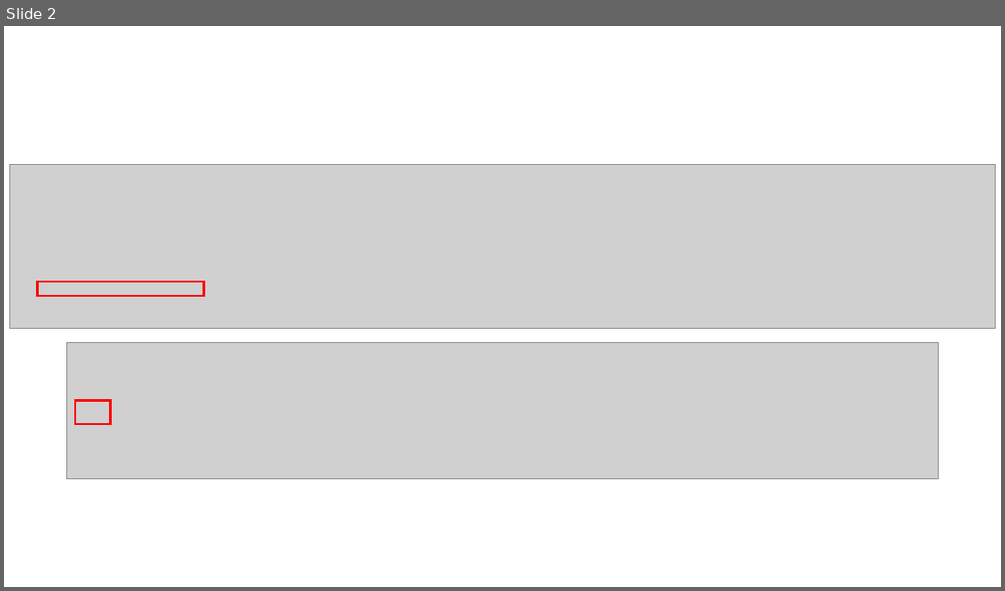
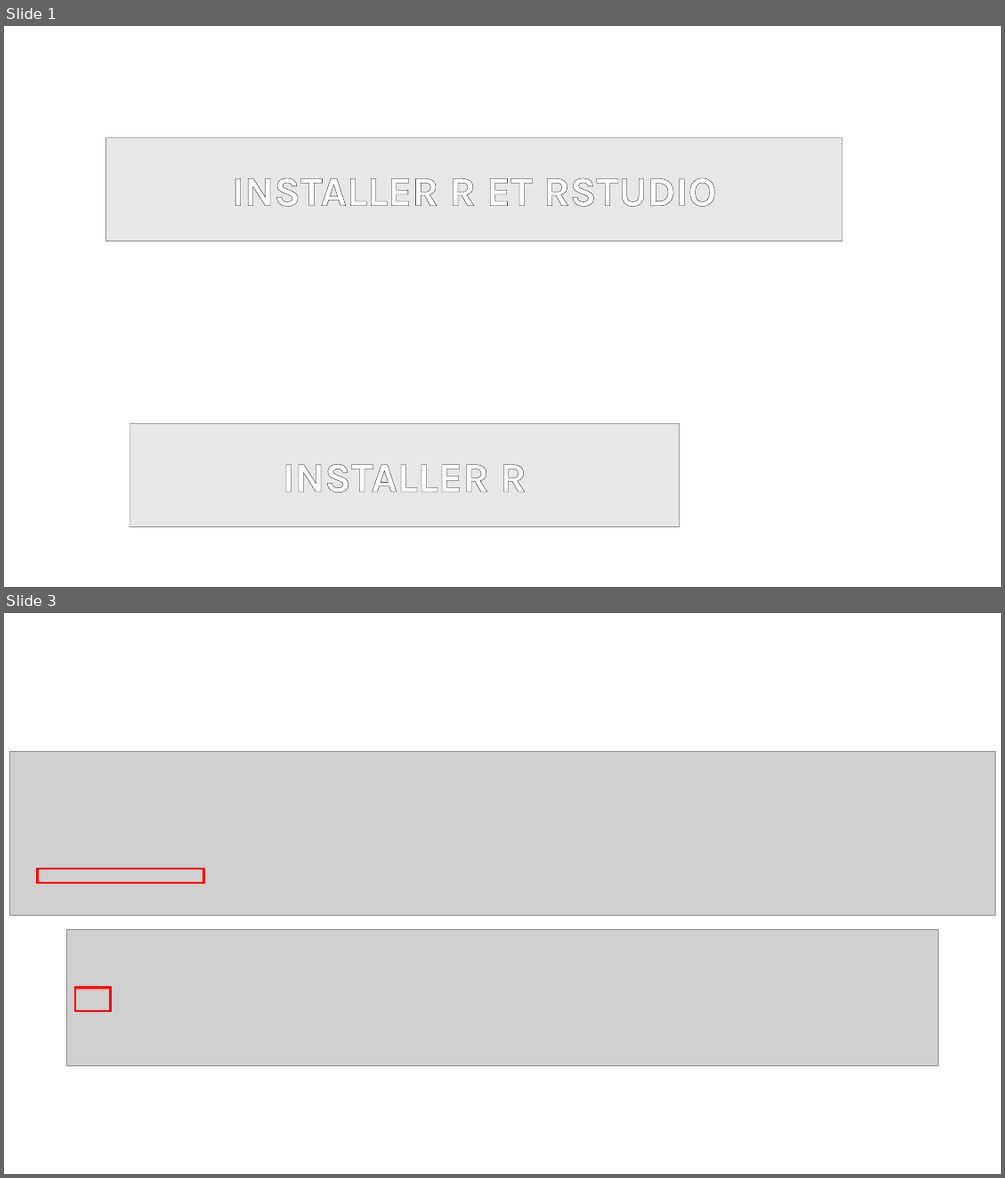
Before and after one commit to codons-blog/codons.netlify, a slide deck: figures.pptx. Shown one above the other, each under a label of ours: slide 2 before the commit, slides 1 and 3 after it; the slides between them are not shown. The pictures are 1005x591 and 1005x1178 pixels, drawn with LibreOffice and Linux fonts; fonts in the diff are those of the drawing; grey boxes stand for pictures. Boxes give left, top, right and bottom in pixels: in the first picture for what was removed or moved away, otherwise in the second. Text is boxed around its words. In the diff, an @@ line names an element or a change of style, - is before the commit and + after.

Commit message:
new post : installer R et RStudio

```diff
--- a/figures.pptx
+++ b/figures.pptx
@@ slide 1 added at box(4, 26, 1001, 587), background #FFFFFF @@
@@ picture added at box(106, 137, 842, 240) @@
@@ rectangle added at box(106, 137, 842, 240), fill #FFFFFF at 50% opacity, 40 pt, text #FFFFFF, bold @@
+INSTALLER R ET RSTUDIO
@@ picture added at box(129, 424, 680, 527) @@
@@ rectangle added at box(129, 424, 680, 527), fill #FFFFFF at 50% opacity, 40 pt, text #FFFFFF, bold @@
+INSTALLER R
@@ what was slide 2 is now slide 3 @@
```
Also in this commit, not shown: 1 other slide added, 1 slide removed, 45 other files.
